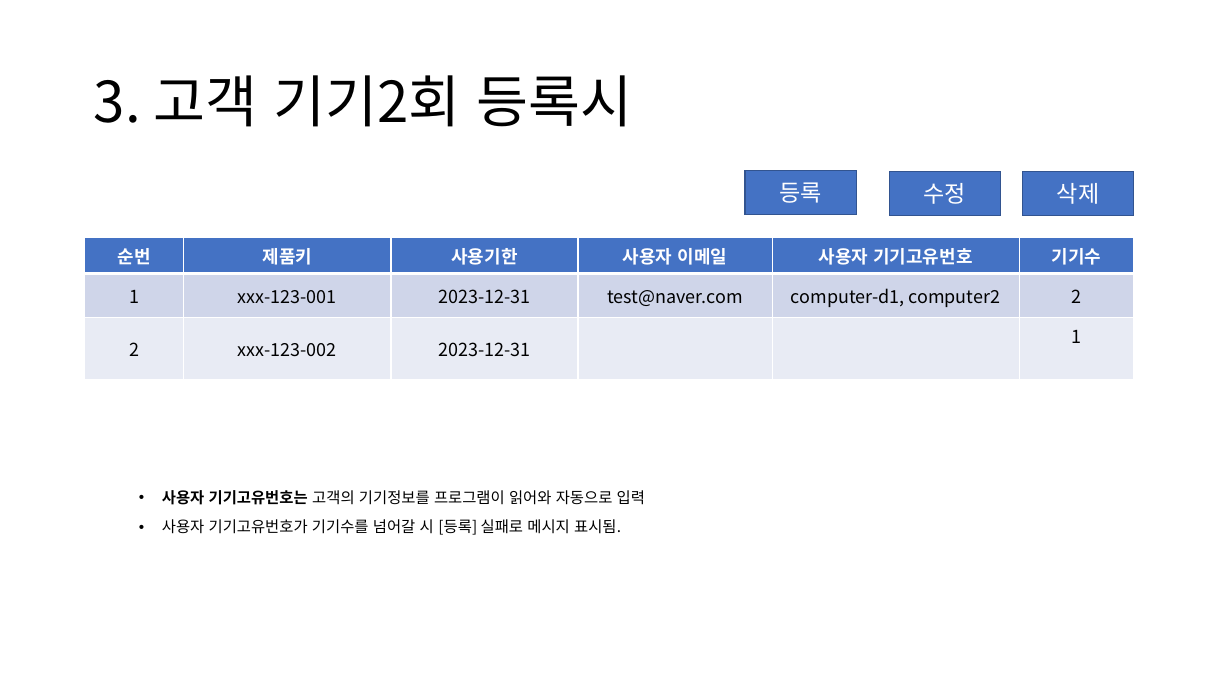
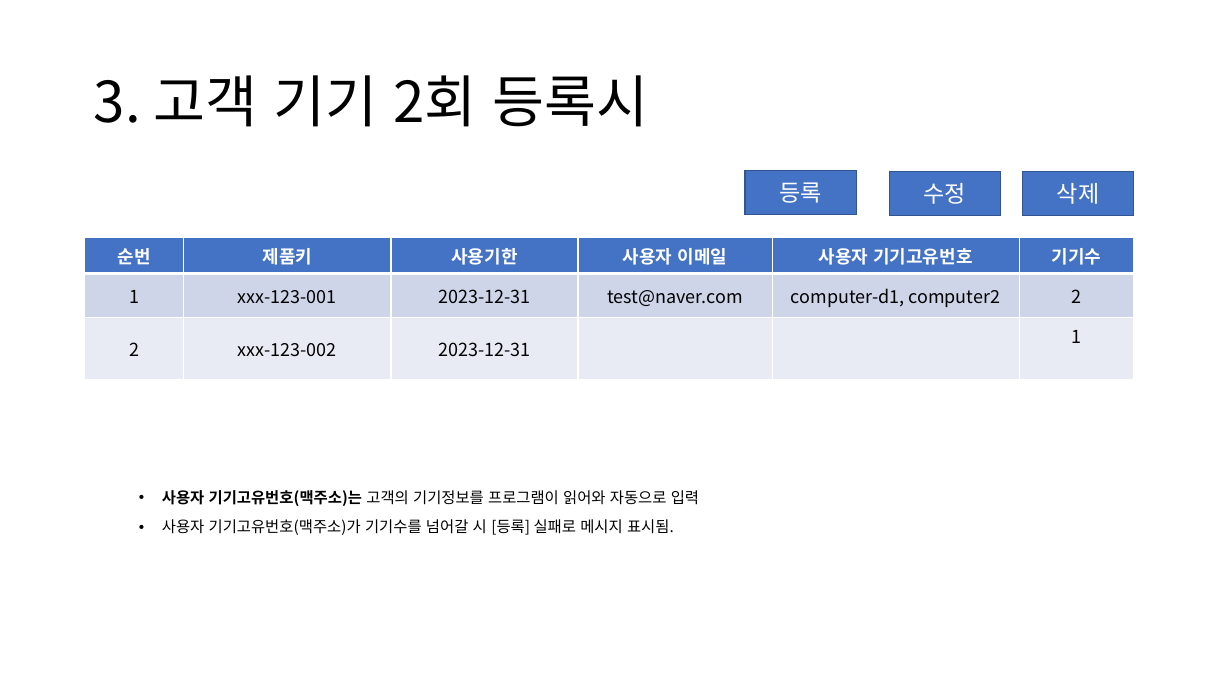
Before and after one commit to dlgnlwo3/tistory-convert, a slide deck: slide 5 of pdd/티스토리 변환기 인증시나리오_수정.pptx. Drawn at 1232x693 pixels with LibreOffice and Linux fonts; fonts in the diff are those of the drawing. Boxes give left, top, right and bottom in pixels: in the first picture for what was removed or moved away, otherwise in the second. Text is boxed around its words. In the diff, an @@ line names an element or a change of style, - is before the commit and + after.

```diff
--- a/pdd/티스토리 변환기 인증시나리오_수정.pptx
+++ b/pdd/티스토리 변환기 인증시나리오_수정.pptx
@@ title at bbox=[94, 75, 648, 127]: spaces changed @@
-3. 고객 기기2회 등록시
+3. 고객 기기 2회 등록시
@@ text at bbox=[162, 490, 699, 535]: text changed @@
-• 사용자 기기고유번호는 고객의 기기정보를 프로그램이 읽어와 자동으로 입력
-• 사용자 기기고유번호가 기기수를 넘어갈 시 [등록] 실패로 메시지 표시됨.
+• 사용자 기기고유번호(맥주소)는 고객의 기기정보를 프로그램이 읽어와 자동으로 입력
+• 사용자 기기고유번호(맥주소)가 기기수를 넘어갈 시 [등록] 실패로 메시지 표시됨.
```
Also in this commit, not shown: 1 other slide changed, 3 slides added, 6 other files.
